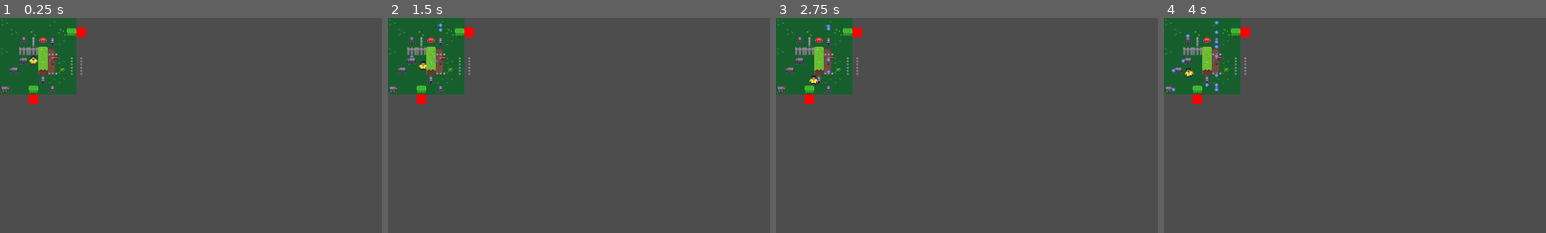
Above: before the commit, frames 1-4 (left to right).
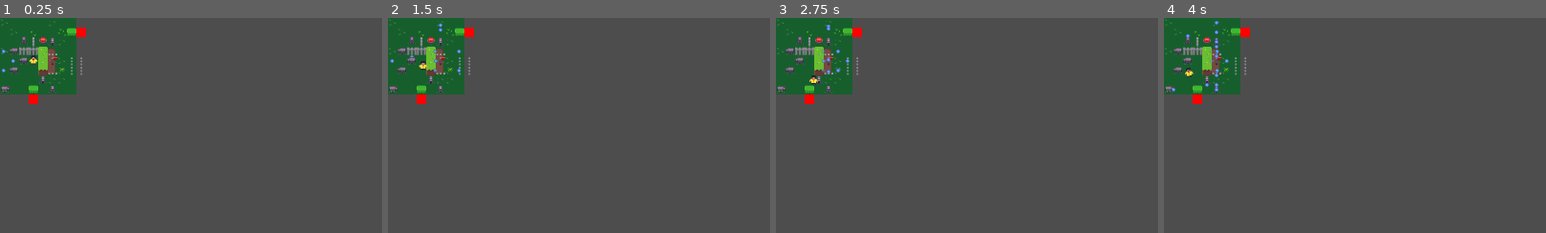
Above: after the commit, the same moments.

Repository: francosorbello/ciclos-jam
Game: Godot game, scene res://content/levels/tino/tino_level_4.tscn
Same seed, same stepped clock (60 frames per second), same inputs: the game is played once before the commit and once after it. This scene is started directly instead of the project's main scene.
Inputs (mouse positions are % of the whole screen's width and height, from its top left):
- Up to frame 1 (0.25 s): no input
- Up to frame 2 (1.5 s): tap Enter at 0.5 s; move the mouse to (72, 45) at 0.52 s; hold Right (move_right) 0.53-1.28 s; hold Space (continue) 0.53-1.28 s; tap R (restart) at 1.25 s; move the mouse to (30, 55) at 1.27 s; hold Down (move_down) from 1.28 s (still down); tap Space (continue) at 1.35 s
- Up to frame 3 (2.75 s): tap Space (continue) at 2 s; move the mouse to (60, 28) at 2.02 s; release Down (move_down) at 2.03 s; hold Right (move_right) from 2.03 s (still down); hold Space (continue) from 2.03 s (still down)
- Up to frame 4 (4 s): tap R (restart) at 2.75 s; move the mouse to (45, 70) at 2.77 s; release Right (move_right) at 2.78 s; release Space (continue) at 2.78 s; hold Up (move_up) 2.78-3.53 s; tap Space (continue) at 2.85, 3.5 s; move the mouse to (80, 65) at 3.52 s; hold Left (move_left) from 3.53 s (still down); hold Space (continue) from 3.53 s (still down)
The pictures show only the part of the screen within x 0-50%, y 0-50%; the shares and areas given below are measured in that part.

The runs differ from the first frame. In frame 1, 0.1% of the frame differs, in the area x 0-5%, y 13-26%; in frame 2, 0.2%; in frame 3, 0.1%; in frame 4, 0.2%, in the area x 2-17%, y 13-26%.

Commit message:
Improvements in some levels

Diff:
--- a/content/levels/rulo/rulo_level_2.tscn
+++ b/content/levels/rulo/rulo_level_2.tscn
@@ -28,7 +28,7 @@
 
 [node name="Walls" type="TileMapLayer" parent="Tiles" unique_id=1926392800]
 texture_filter = 1
-tile_map_data = PackedByteArray("AAAIAAMAAAAHAAIAAAAIAAQAAAA …(440 unchanged characters)… HAP//AAAHAAIAAAAIAP//AAAHAAIAAAADAAEAAAAFAAQAAAADAAQAAAAFAAQAAAADAAcAAAAEAAAAAAAEAAIAAAAHAAAAAAAFAAI …(367 unchanged characters)…
+tile_map_data = PackedByteArray("AAAIAAMAAAAHAAIAAAAIAAQAAAA …(440 unchanged characters)… HAP//AAAHAAIAAAAIAP//AAAHAAIAAAADAAEAAAAGAAIAAAADAAQAAAAGAAIAAAADAAcAAAAEAAAAAAAEAAIAAAAHAAAAAAAFAAI …(367 unchanged characters)…
 tile_set = ExtResource("1_qyq1w")
 
 [node name="WindowSizeReference" parent="." unique_id=1121091131 instance=ExtResource("2_jhc1u")]
--- a/content/levels/tino/tino_level_4.tscn
+++ b/content/levels/tino/tino_level_4.tscn
@@ -121,9 +121,9 @@
 
 [node name="ProjectileSpawner3" parent="." unique_id=1071598361 instance=ExtResource("7_lotd0")]
 position = Vector2(24, 88)
-spawn_interval = 1.0
+spawn_interval = 0.2
 override_speed = true
-override_speed_value = 200.0
+override_speed_value = 300.0
 shoot_direction = 2
 autostart = true
 
@@ -137,8 +137,16 @@
 
 [node name="ProjectileSpawner4" parent="." unique_id=188082850 instance=ExtResource("7_lotd0")]
 position = Vector2(40, 72)
-spawn_interval = 1.0
+spawn_interval = 0.2
 override_speed = true
-override_speed_value = 200.0
+override_speed_value = 300.0
 shoot_direction = 2
 autostart = true
+
+[node name="ProjectileSpawner8" parent="." unique_id=649057662 instance=ExtResource("7_lotd0")]
+position = Vector2(24, 56)
+spawn_interval = 0.2
+override_speed = true
+override_speed_value = 300.0
+shoot_direction = 2
+autostart = true
